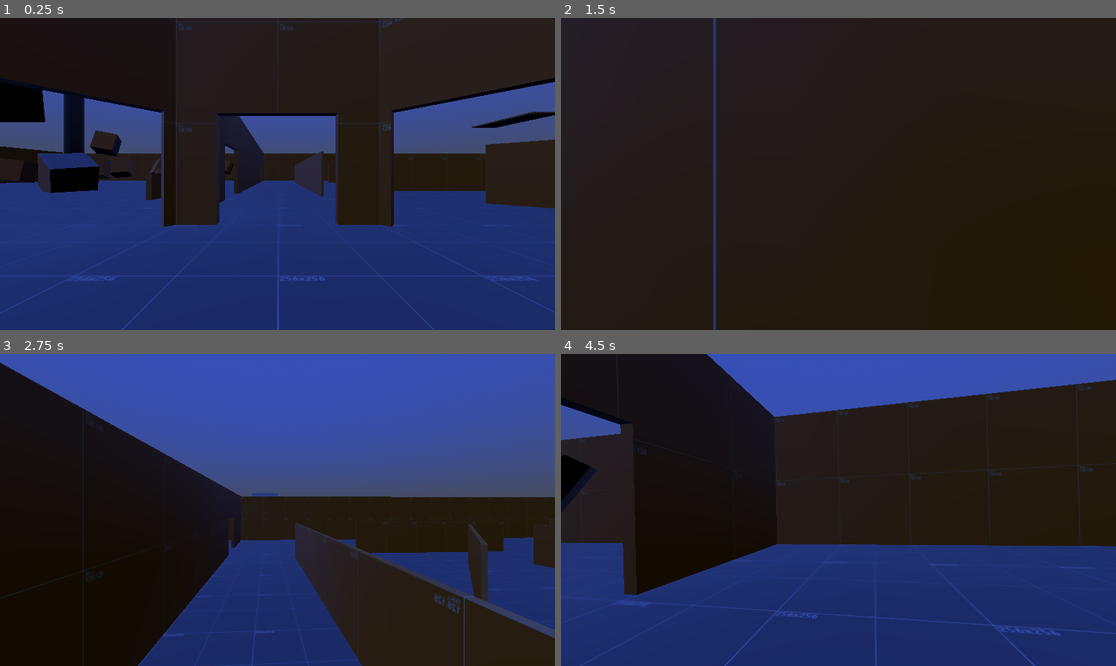
Above: before the commit, frames 1-4 (two rows, left to right).
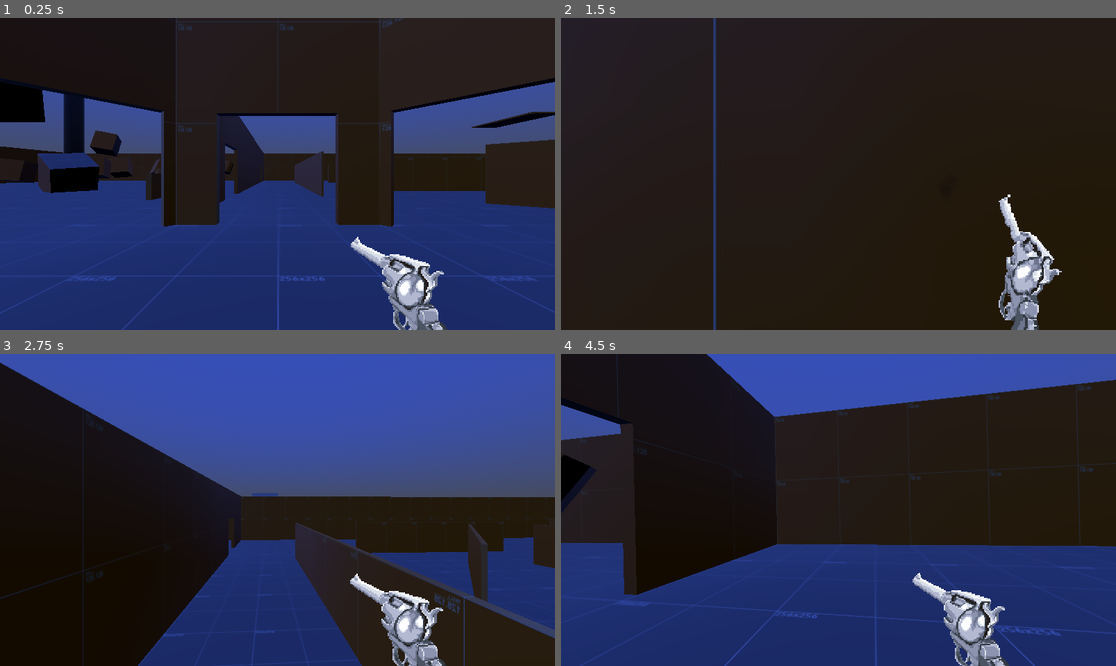
Above: after the commit, the same moments.

Repository: Liloslash/CocoonstrikeV2
Game: Godot game, scene res://world.tscn
Two runs of this game, one before a commit and one after it. Both use one fixed random seed, a clock stepped at 60 frames per second and the inputs below.
Inputs (mouse positions are in pixels of both pictures, inside the frame that each line leads up to):
- Up to frame 1 (0.25 s): no input
- Up to frame 2 (1.5 s): move the mouse to (866, 174) at 0.52 s; hold Q (slam) 0.53-1.28 s; hold W (up) from 0.53 s (still down); tap Space (jump) at 0.77, 1.07 s; click (866, 174) at 0.8 s; move the mouse to (810, 174) at 1.27 s; click (810, 174) at 1.35 s
- Up to frame 3 (2.75 s): keep holding W (up); tap Space (jump) at 1.52, 1.55, 1.82 s; move the mouse to (288, 503) at 2.02 s; hold Space (jump) from 2.03 s (still down); tap Q (slam) at 2.3 s
- Up to frame 4 (4.5 s): keep holding W (up); move the mouse to (832, 516) at 2.77 s; release Space (jump) at 2.78 s; tap Q (slam) at 2.85, 4.35 s; tap Space (jump) at 3.02, 3.32 s; click (832, 516) at 3.05 s; move the mouse to (877, 513) at 3.52 s; hold Space (jump) 3.53-4.28 s; click (877, 513) at 3.6 s; move the mouse to (794, 506) at 4.27 s

The runs differ from the first frame. In frame 1, 2.2% of the frame differs, in the area x 63-81%, y 70-100%; in frame 2, 2.2%, in the area x 78-91%, y 56-100%; in frame 3, 2.1%; in frame 4, 2.2%.

Commit message:
Add revolver sprite and shot animation; update player scene configuration

Diff:
--- a/Player/player.gd
+++ b/Player/player.gd
@@ -2,43 +2,46 @@
 
 # --- Paramètres exportés ---
 @export_group("Mouvement")
-@export var max_speed: float = 9.5               # Vitesse maximale de déplacement
-@export var jump_velocity: float = 6.0           # Vélocité verticale initiale du saut
-@export var acceleration_duration: float = 0.5   # Temps pour atteindre la vitesse max
-@export var slam_velocity: float = -25.0         # Vélocité verticale lors du slam (écrasement)
-@export var freeze_duration_after_slam: float = 0.5  # Durée du freeze après slam (secondes)
-@export var min_time_before_slam: float = 0.3    # Temps min après saut avant slam
+@export var max_speed: float = 9.5
+@export var jump_velocity: float = 6.0
+@export var acceleration_duration: float = 0.5
+@export var slam_velocity: float = -25.0
+@export var freeze_duration_after_slam: float = 0.5
+@export var min_time_before_slam: float = 0.3
 
 @export_group("Camera Shake")
-@export var shake_intensity: float = 0.25        # Intensité du tremblement de caméra
-@export var shake_duration: float = 0.5           # Durée du tremblement (secondes)
-@export var shake_rotation: float = 5             # Rotation max en degrés pour le shake
+@export var shake_intensity: float = 0.25
+@export var shake_duration: float = 0.5
+@export var shake_rotation: float = 5
 
 @export_group("Head Bob")
-@export var headbob_amplitude: float = 0.05       # Amplitude verticale du balancement (en unités)
-@export var headbob_frequency: float = 8.0         # Fréquence du balancement (oscillations par seconde)
+@export var headbob_amplitude: float = 0.05
+@export var headbob_frequency: float = 8.0
 
 # --- Variables internes ---
-var current_speed: float = 0.0                      # Vitesse effective du joueur
-var is_accelerating: bool = false                   # Indique si on accélère vers la vitesse max
-var acceleration_timer: float = 0.0                 # Timer progressif pour accélération
-var can_slam: bool = true                            # Capacité à effectuer un slam
-var is_slamming: bool = false                        # État d’écrasement en cours
-var is_frozen: bool = false                          # Blocage du joueur après slam
-var freeze_timer: float = 0.0                        # Timer du blocage après slam
-var jump_time: float = 0.0                           # Temps passé en l’air depuis le saut
+var current_speed: float = 0.0
+var is_accelerating: bool = false
+var acceleration_timer: float = 0.0
+var can_slam: bool = true
+var is_slamming: bool = false
+var is_frozen: bool = false
+var freeze_timer: float = 0.0
+var jump_time: float = 0.0
 
 # --- Camera Shake interne ---
-var camera: Camera3D                                 # Référence à la caméra enfant
-var shake_timer: float = 0.0                         # Temps restant du tremblement actif
-var shake_time_total: float = 0.0                    # Durée totale du tremblement déclenché
-var shake_strength: float = 0.0                       # Intensité variable du tremblement
-var shake_rot: float = 0.0                             # Rotation max du tremblement
-var original_camera_position: Vector3                 # Position de caméra sans décalage
-var original_camera_rotation: Vector3                 # Rotation caméra originale
+var camera: Camera3D
+var shake_timer: float = 0.0
+var shake_time_total: float = 0.0
+var shake_strength: float = 0.0
+var shake_rot: float = 0.0
+var original_camera_position: Vector3
+var original_camera_rotation: Vector3
 
 # --- Head Bob interne ---
-var headbob_timer: float = 0.0                         # Timer progressif pour oscillations
+var headbob_timer: float = 0.0
+
+# --- Référence au revolver dans le HUD ---
+@onready var revolver_sprite = $HUD_Layer/Revolver
 
 # --- Gestion des inputs ---
 func _input(event: InputEvent) -> void:
@@ -67,11 +70,11 @@
 	shake_rot = rot if rot > 0 else shake_rotation
 	shake_timer = shake_time_total
 
-# --- Gestion du tremblement et du head bob à chaque frame ---
+# --- Gestion du tremblement, head bob et détection tir ---
 func _process(_delta: float) -> void:
 	if shake_timer > 0:
 		var t := 1.0 - (shake_timer / shake_time_total)
-		var elastic := ease_out_elastic(t)  # Courbe d’atténuation élastique
+		var elastic := ease_out_elastic(t)
 		var offset = Vector3(
 			randf_range(-1, 1) * shake_strength * (1 - elastic),
 			randf_range(-1, 1) * shake_strength * (1 - elastic),
@@ -91,6 +94,10 @@
 	else:
 		headbob_timer = 0.0
 		camera.position = original_camera_position
+
+	# --- Détection du tir ---
+	if Input.is_action_just_pressed("shot"):
+		revolver_sprite.play_shot_animation()
 
 # --- Fonction d'atténuation EaseOutElastic pour la courbe du shake ---
 func ease_out_elastic(t: float) -> float:
@@ -122,7 +129,6 @@
 
 	var input_dir = Input.get_vector("left", "right", "up", "down")
 
-	# Calculer la direction uniquement si input non nul pour éviter calculs inutiles
 	if input_dir != Vector2.ZERO:
 		var direction = (transform.basis * Vector3(input_dir.x, 0, input_dir.y)).normalized()
 		if not is_frozen:
--- a/Player/player.tscn
+++ b/Player/player.tscn
@@ -1,8 +1,149 @@
-[gd_scene load_steps=3 format=3 uid="uid://blpn5lfg8ub4b"]
+[gd_scene load_steps=21 format=3 uid="uid://blpn5lfg8ub4b"]
 
 [ext_resource type="Script" uid="uid://co6b1qlsqhx6s" path="res://Player/player.gd" id="1_v0iea"]
+[ext_resource type="Texture2D" uid="uid://80v0rg0temi1" path="res://Assets/Sprites/Guns/Revolver.png" id="2_4ntmi"]
+[ext_resource type="Script" uid="uid://dimgs8cip0pd1" path="res://Player/revolver.gd" id="3_btcbx"]
 
 [sub_resource type="CapsuleShape3D" id="CapsuleShape3D_rpqav"]
+
+[sub_resource type="AtlasTexture" id="AtlasTexture_gwnis"]
+atlas = ExtResource("2_4ntmi")
+region = Rect2(0, 0, 128, 128)
+
+[sub_resource type="AtlasTexture" id="AtlasTexture_k53q1"]
+atlas = ExtResource("2_4ntmi")
+region = Rect2(128, 0, 128, 128)
+
+[sub_resource type="AtlasTexture" id="AtlasTexture_fhl08"]
+atlas = ExtResource("2_4ntmi")
+region = Rect2(256, 0, 128, 128)
+
+[sub_resource type="AtlasTexture" id="AtlasTexture_vtle1"]
+atlas = ExtResource("2_4ntmi")
+region = Rect2(384, 0, 128, 128)
+
+[sub_resource type="AtlasTexture" id="AtlasTexture_od3ui"]
+atlas = ExtResource("2_4ntmi")
+region = Rect2(0, 128, 128, 128)
+
+[sub_resource type="AtlasTexture" id="AtlasTexture_00tjw"]
+atlas = ExtResource("2_4ntmi")
+region = Rect2(128, 128, 128, 128)
+
+[sub_resource type="AtlasTexture" id="AtlasTexture_x3vf3"]
+atlas = ExtResource("2_4ntmi")
+region = Rect2(256, 128, 128, 128)
+
+[sub_resource type="AtlasTexture" id="AtlasTexture_apopc"]
+atlas = ExtResource("2_4ntmi")
+region = Rect2(384, 128, 128, 128)
+
+[sub_resource type="AtlasTexture" id="AtlasTexture_5htga"]
+atlas = ExtResource("2_4ntmi")
+region = Rect2(0, 256, 128, 128)
+
+[sub_resource type="AtlasTexture" id="AtlasTexture_p5o4e"]
+atlas = ExtResource("2_4ntmi")
+region = Rect2(128, 256, 128, 128)
+
+[sub_resource type="AtlasTexture" id="AtlasTexture_gu6f8"]
+atlas = ExtResource("2_4ntmi")
+region = Rect2(256, 256, 128, 128)
+
+[sub_resource type="AtlasTexture" id="AtlasTexture_btcbx"]
+atlas = ExtResource("2_4ntmi")
+region = Rect2(0, 0, 128, 128)
+
+[sub_resource type="SpriteFrames" id="SpriteFrames_gwnis"]
+animations = [{
+"frames": [{
+"duration": 1.0,
+"texture": SubResource("AtlasTexture_gwnis")
+}, {
+"duration": 1.0,
+"texture": SubResource("AtlasTexture_k53q1")
+}, {
+"duration": 1.0,
+"texture": SubResource("AtlasTexture_fhl08")
+}, {
+"duration": 1.0,
+"texture": SubResource("AtlasTexture_vtle1")
+}, {
+"duration": 1.0,
+"texture": SubResource("AtlasTexture_od3ui")
+}, {
+"duration": 1.0,
+"texture": SubResource("AtlasTexture_00tjw")
+}, {
+"duration": 1.0,
+"texture": SubResource("AtlasTexture_x3vf3")
+}, {
+"duration": 1.0,
+"texture": SubResource("AtlasTexture_apopc")
+}, {
+"duration": 1.0,
+"texture": SubResource("AtlasTexture_5htga")
+}, {
+"duration": 1.0,
+"texture": SubResource("AtlasTexture_p5o4e")
+}, {
+"duration": 1.0,
+"texture": SubResource("AtlasTexture_gu6f8")
+}],
+"loop": false,
+"name": &"GunShotAnim",
+"speed": 24.0
+}, {
+"frames": [{
+"duration": 1.0,
+"texture": SubResource("AtlasTexture_btcbx")
+}],
+"loop": true,
+"name": &"Idle",
+"speed": 5.0
+}, {
+"frames": [],
+"loop": true,
+"name": &"default",
+"speed": 5.0
+}]
+
+[sub_resource type="Animation" id="Animation_gwnis"]
+length = 0.001
+tracks/0/type = "value"
+tracks/0/imported = false
+tracks/0/enabled = true
+tracks/0/path = NodePath(".:position")
+tracks/0/interp = 1
+tracks/0/loop_wrap = true
+tracks/0/keys = {
+"times": PackedFloat32Array(0),
+"transitions": PackedFloat32Array(1),
+"update": 0,
+"values": [Vector2(872.5, 481.5)]
+}
+
+[sub_resource type="Animation" id="Animation_btcbx"]
+resource_name = "Sway_Idle"
+loop_mode = 1
+tracks/0/type = "value"
+tracks/0/imported = false
+tracks/0/enabled = true
+tracks/0/path = NodePath(".:position")
+tracks/0/interp = 1
+tracks/0/loop_wrap = true
+tracks/0/keys = {
+"times": PackedFloat32Array(0, 0.5, 1),
+"transitions": PackedFloat32Array(1, 0.378929, 1),
+"update": 0,
+"values": [Vector2(797, 485), Vector2(800, 482), Vector2(797, 485)]
+}
+
+[sub_resource type="AnimationLibrary" id="AnimationLibrary_k53q1"]
+_data = {
+&"RESET": SubResource("Animation_gwnis"),
+&"Sway_Idle": SubResource("Animation_btcbx")
+}
 
 [node name="Player" type="CharacterBody3D"]
 script = ExtResource("1_v0iea")
@@ -21,6 +162,20 @@
 shape = SubResource("CapsuleShape3D_rpqav")
 debug_color = Color(0.213589, 0.599834, 0.620549, 0.42)
 
-[node name="RayCast3D" type="RayCast3D" parent="."]
+[node name="AudioStreamPlayer3D" type="AudioStreamPlayer3D" parent="."]
 
-[node name="AudioStreamPlayer3D" type="AudioStreamPlayer3D" parent="."]
+[node name="HUD_Layer" type="CanvasLayer" parent="."]
+
+[node name="Revolver" type="AnimatedSprite2D" parent="HUD_Layer"]
+position = Vector2(872.5, 481.5)
+scale = Vector2(2.60156, 2.60156)
+sprite_frames = SubResource("SpriteFrames_gwnis")
+animation = &"GunShotAnim"
+autoplay = "Idle"
+frame_progress = 1.0
+script = ExtResource("3_btcbx")
+
+[node name="AnimationPlayer" type="AnimationPlayer" parent="HUD_Layer/Revolver"]
+libraries = {
+&"": SubResource("AnimationLibrary_k53q1")
+}
--- /dev/null
+++ b/Player/revolver.gd
@@ -0,0 +1,20 @@
+extends AnimatedSprite2D
+
+@onready var animation_player = $AnimationPlayer
+var base_position: Vector2
+
+func _ready():
+	base_position = position # Mémorise la position d'origine
+	play("Idle")
+	animation_player.play("Sway_Idle")
+	connect("animation_finished", Callable(self, "_on_animation_finished"))
+
+func play_shot_animation():
+	animation_player.stop() # Stoppe le balancement
+	position = base_position # Remet la position d'origine
+	play("GunShotAnim")
+
+func _on_animation_finished():
+	if animation == "GunShotAnim":
+		play("Idle")
+		animation_player.play("Sway_Idle")
--- a/project.godot
+++ b/project.godot
@@ -54,6 +54,11 @@
 "events": [Object(InputEventKey,"resource_local_to_scene":false,"resource_name":"","device":-1,"window_id":0,"alt_press …(191 unchanged characters)…
 ]
 }
+shot={
+"deadzone": 0.2,
+"events": [Object(InputEventMouseButton,"resource_local_to_scene":false,"resource_name":"","device":-1,"window_id":0,"alt_pressed":false,"shift_pressed":false,"ctrl_pressed":false,"meta_pressed":false,"button_mask":0,"position":Vector2(0, 0),"global_position":Vector2(0, 0),"factor":1.0,"button_index":1,"canceled":false,"pressed":false,"double_click":false,"script":null)
+]
+}
 
 [rendering]
 
Not shown, added: Player/revolver.gd.uid
